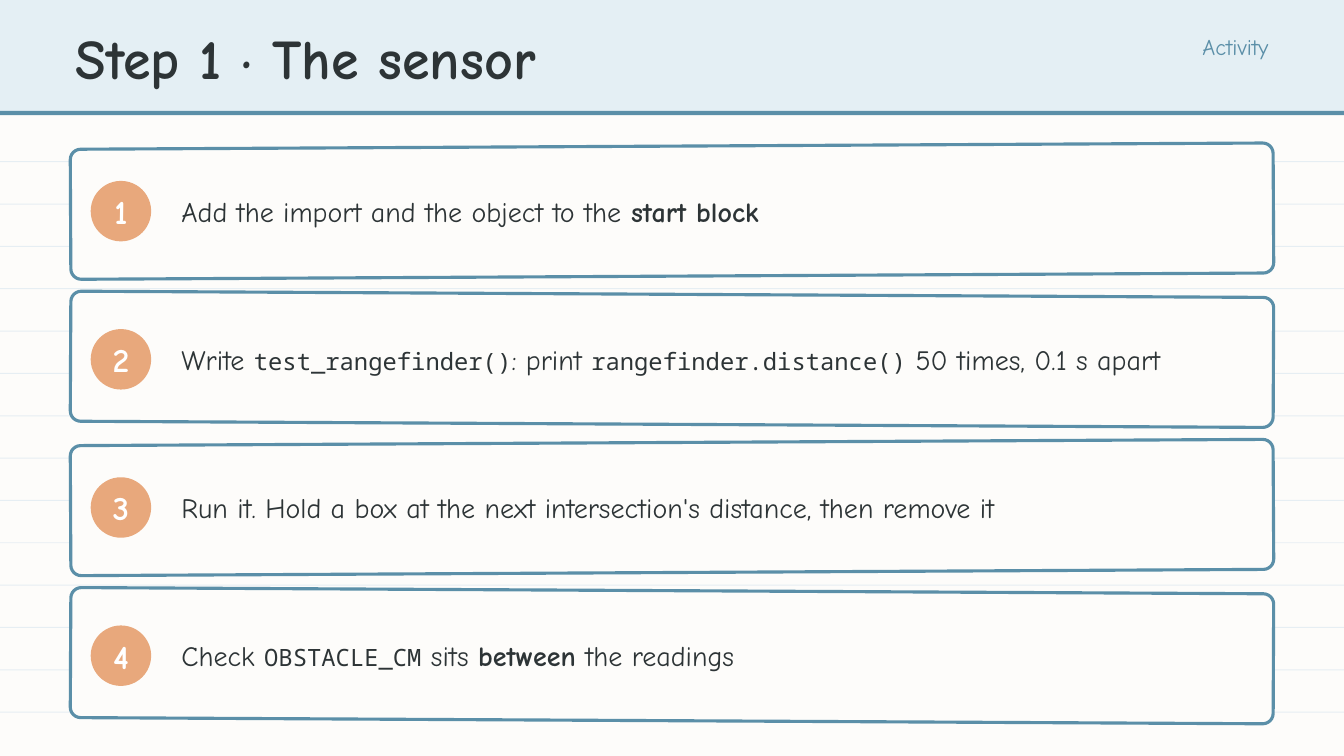
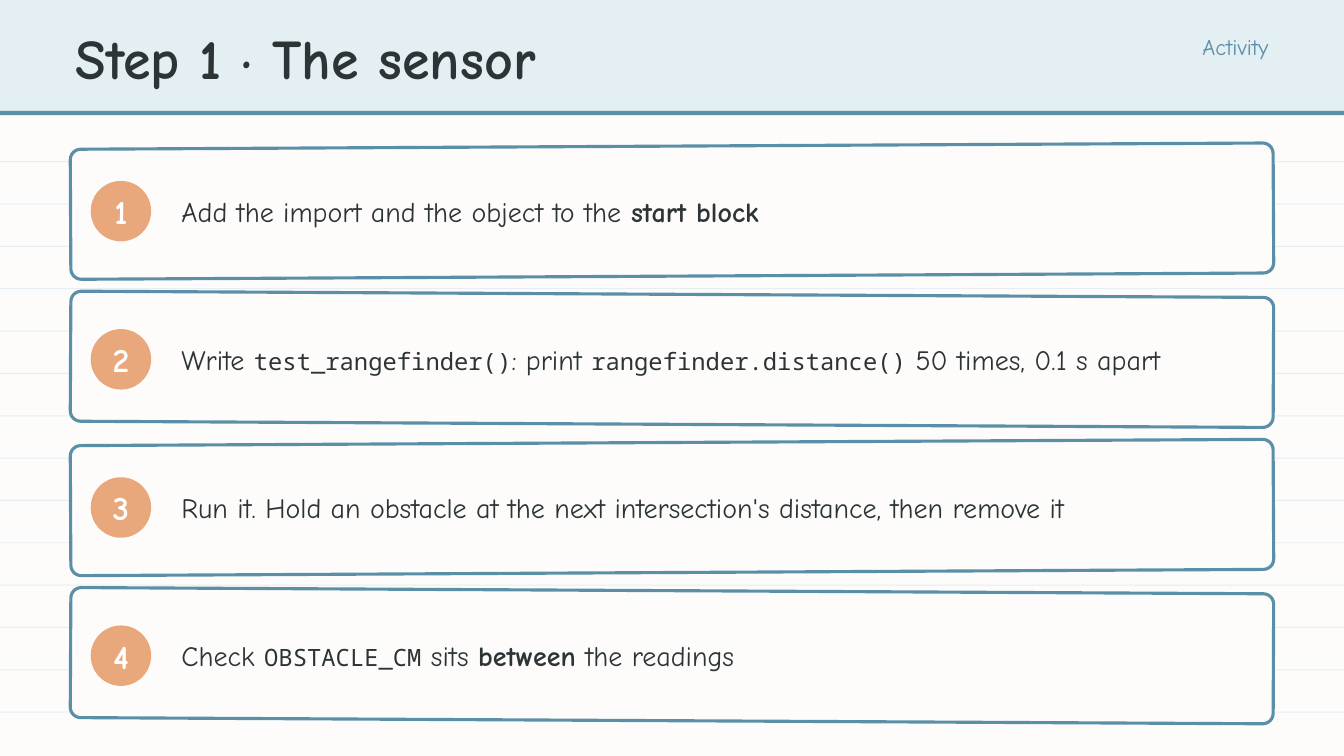
Before and after one commit to bradamiller/LearningPython, a slide deck: slide 23 of static/slides/module-05-pathfinding/module-5-lesson-07-obstacle-detection.pptx. Drawn at 1344x756 pixels with LibreOffice and Linux fonts; fonts in the diff are those of the drawing. Boxes give left, top, right and bottom in pixels: in the first picture for what was removed or moved away, otherwise in the second. Text is boxed around its words. In the diff, an @@ line names an element or a change of style, - is before the commit and + after.

```diff
--- a/static/slides/module-05-pathfinding/module-5-lesson-07-obstacle-detection.pptx
+++ b/static/slides/module-05-pathfinding/module-5-lesson-07-obstacle-detection.pptx
@@ text at (x1=181, y1=499, x2=1064, y2=521): text changed @@
-Run it. Hold a box at the next intersection's distance, then remove it
+Run it. Hold an obstacle at the next intersection's distance, then remove it
```
Also in this commit, not shown: 9 other slides changed, 11 other files.
